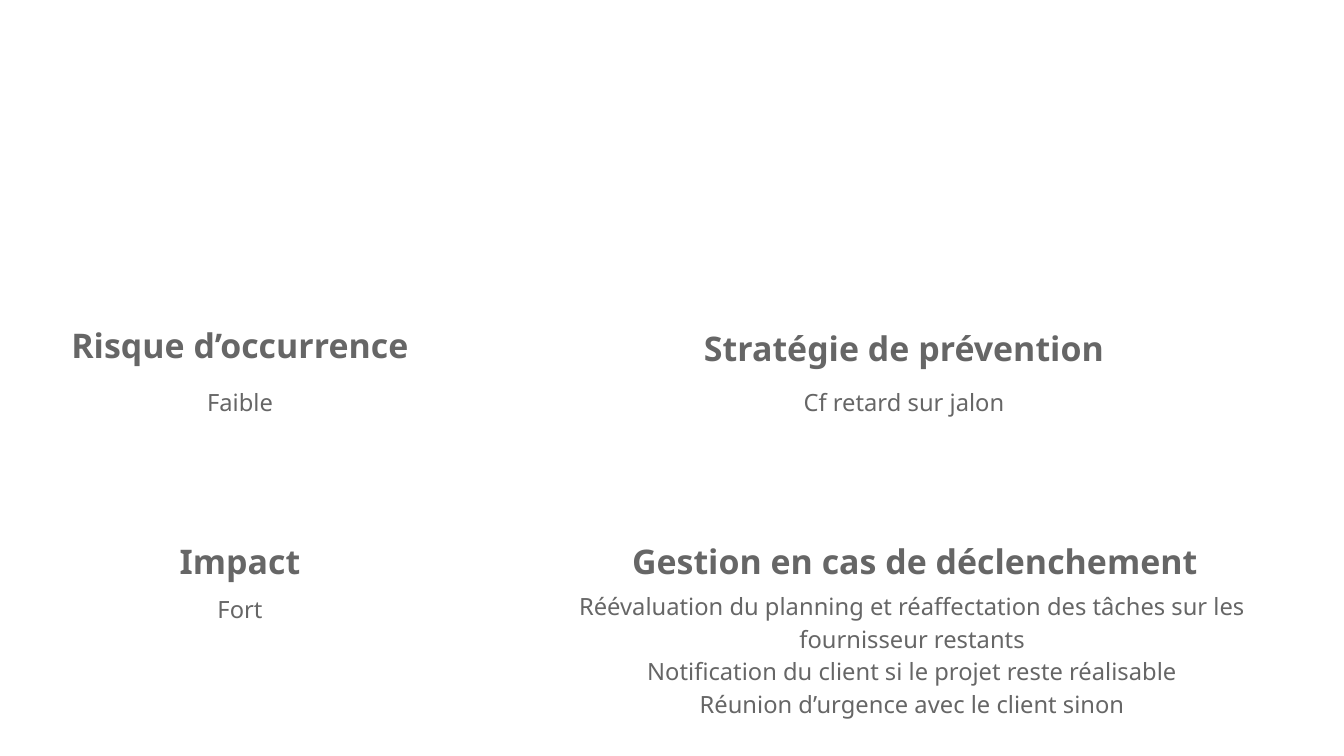
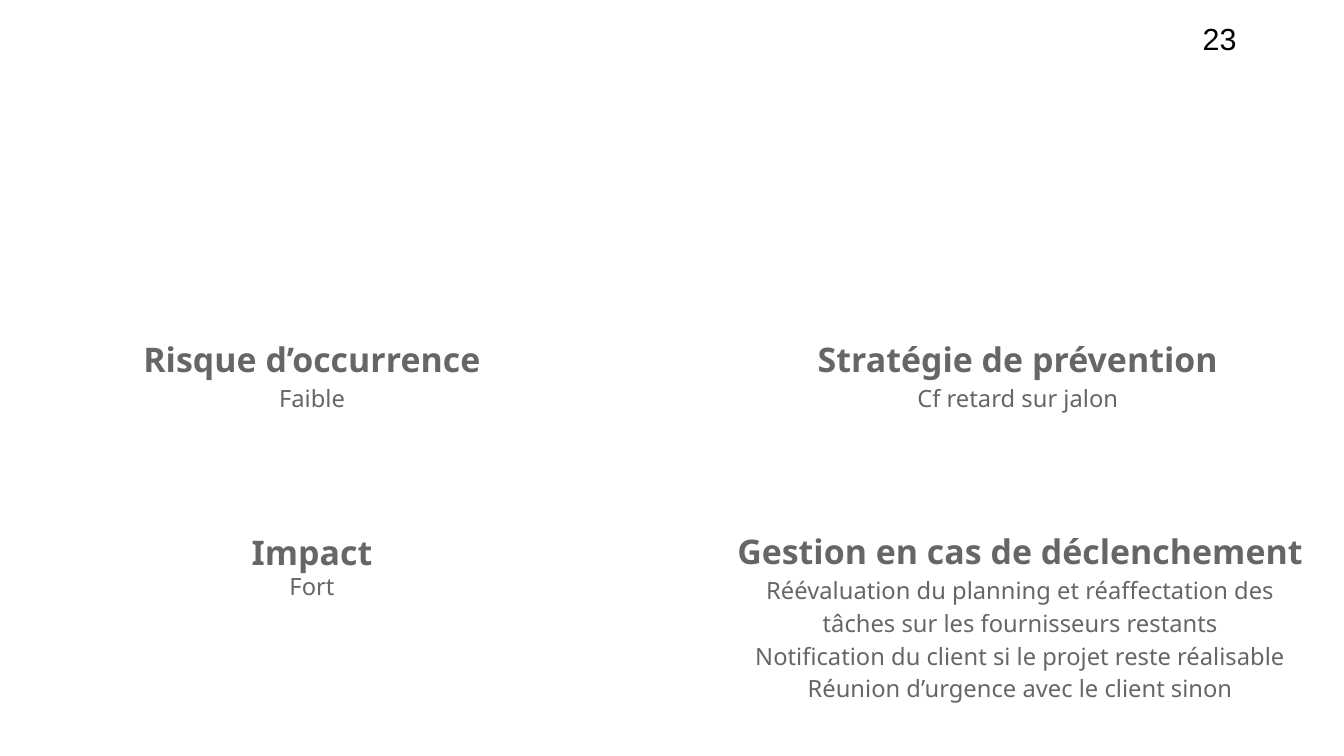
Before and after one commit to Szyckaa/UE-PROJET-DOCS-GESTION, a slide deck: slide 23 of Initialisation/Support de réunion de lancement.odp. Drawn at 1344x756 pixels with LibreOffice and Linux fonts; fonts in the diff are those of the drawing; background and template pictures are left out. Boxes give left, top, right and bottom in pixels: in the first picture for what was removed or moved away, otherwise in the second. Text is boxed around its words. In the diff, an @@ line names an element or a change of style, - is before the commit and + after.

```diff
--- a/Initialisation/Support de réunion de lancement.odp
+++ b/Initialisation/Support de réunion de lancement.odp
@@ page number added at [1203,28,1237,51], 18 pt, text #000000 @@
+23
@@ text "Risque d’occurrence": place and size @@
-text "Risque d’occurrence" at [71,332,409,366]
+text "Risque d’occurrence" at [143,346,481,407]
@@ text removed at [704,335,1104,369] @@
-Stratégie de prévention
@@ text "Stratégie de prévention": place and size @@
-text "Stratégie de prévention" at [804,393,1005,417]
+text "Stratégie de prévention" at [818,346,1218,413]
@@ text at [818,346,1218,380]: paragraph added @@
+Stratégie de prévention
@@ text at [279,389,345,407]: paragraph added @@
+Faible
@@ text removed at [207,393,273,411] @@
-Faible
@@ text "Impact": place and size @@
-text "Impact" at [180,550,301,582]
+text "Impact" at [252,541,373,595]
@@ text "Gestion en cas de déclenchement": place and size @@
-text "Gestion en cas de déclenchement" at [579,597,1244,719]
+text "Gestion en cas de déclenchement" at [737,538,1303,703]
@@ text at [737,538,1303,632]: text changed @@
-Réévaluation du planning et réaffectation des tâches sur les fournisseur restants
+Gestion en cas de déclenchement
+Réévaluation du planning et réaffectation des tâches sur les fournisseurs restants
@@ text removed at [632,548,1198,575] @@
-Gestion en cas de déclenchement
@@ text at [289,578,334,595]: paragraph added @@
+Fort
@@ text removed at [217,601,262,618] @@
-Fort
```
Also in this commit, not shown: 31 other slides changed, 1 slide added, 13 slides removed, 4 other files.
